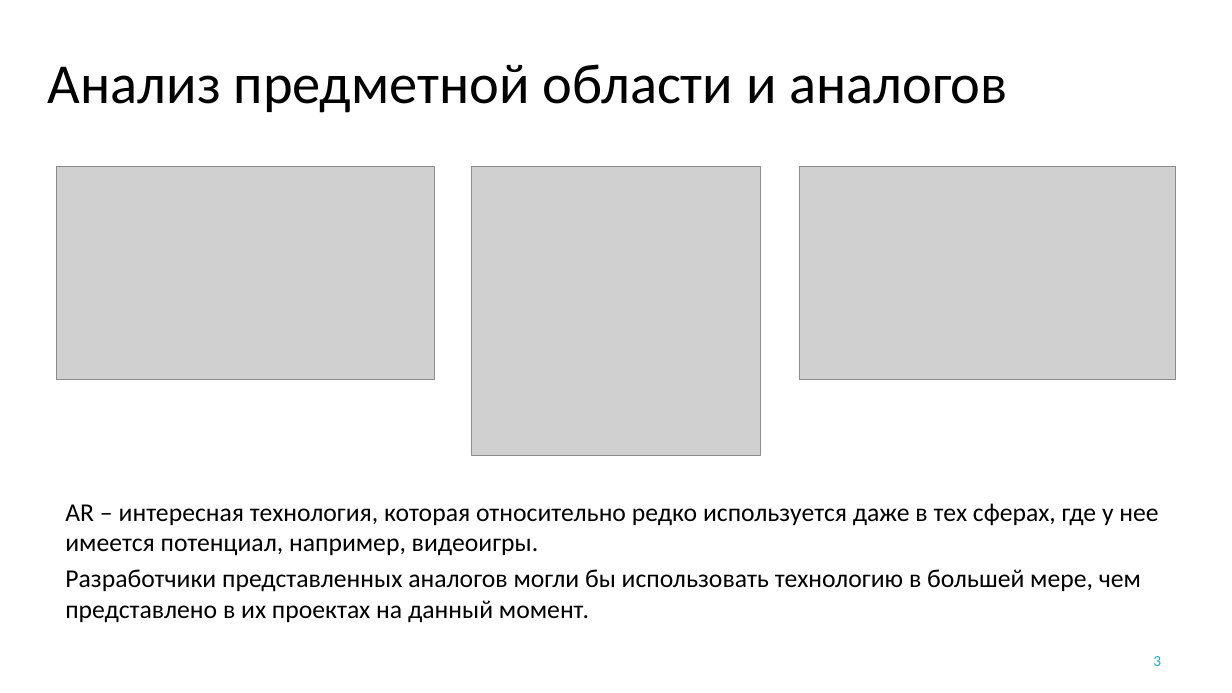
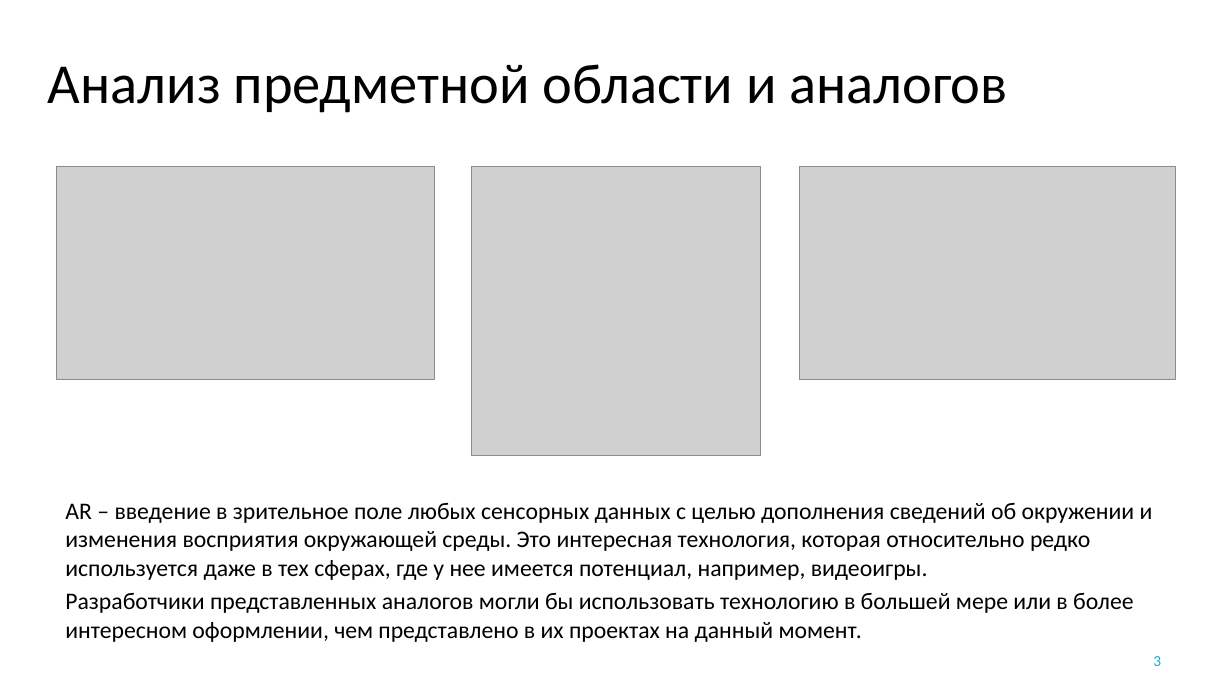
Before and after one commit to YakimenkoIlya/PhantasmagoriaProjectFiles, a slide deck: slide 3 of Якименко Курсовая.pptx. Drawn at 1232x693 pixels with LibreOffice and Linux fonts; fonts in the diff are those of the drawing; grey boxes stand for pictures; background and template pictures are left out. Boxes give left, top, right and bottom in pixels: in the first picture for what was removed or moved away, otherwise in the second. Text is boxed around its words. In the diff, an @@ line names an element or a change of style, - is before the commit and + after.

```diff
--- a/Якименко Курсовая.pptx
+++ b/Якименко Курсовая.pptx
@@ text at (65,503,1153,642): text changed; size 20 to 18.5 pt @@
-AR – интересная технология, которая относительно редко используется даже в тех сферах, где у нее имеется потенциал, например, видеоигры.
-Разработчики представленных аналогов могли бы использовать технологию в большей мере, чем представлено в их проектах на данный момент.
+AR – введение в зрительное поле любых сенсорных данных с целью дополнения сведений об окружении и изменения восприятия окружающей среды. Это интересная технология, которая относительно редко используется даже в тех сферах, где у нее имеется потенциал, например, видеоигры.
+Разработчики представленных аналогов могли бы использовать технологию в большей мере или в более интересном оформлении, чем представлено в их проектах на данный момент.
```
Also in this commit, not shown: 4 other slides changed.
